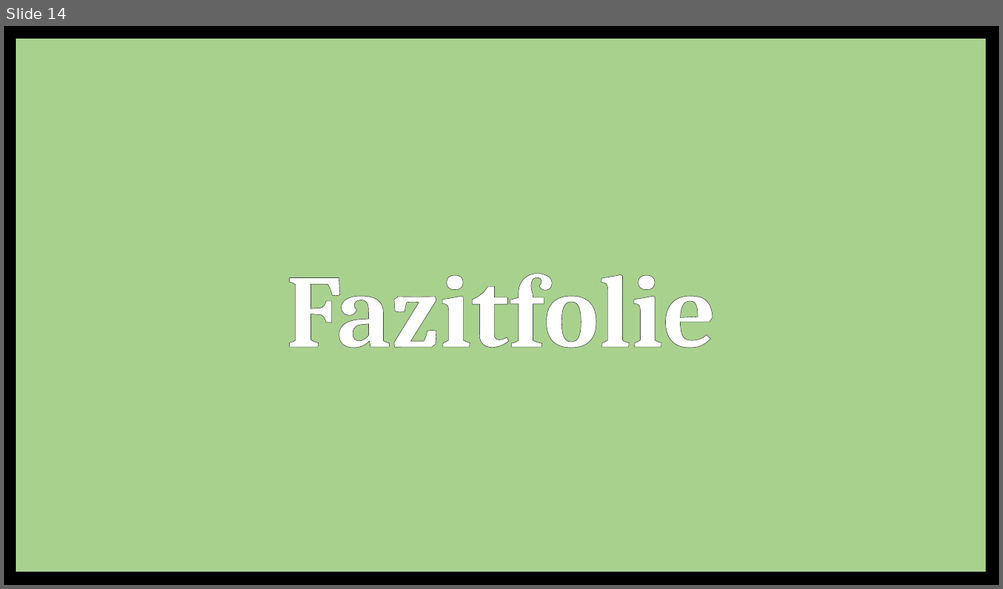
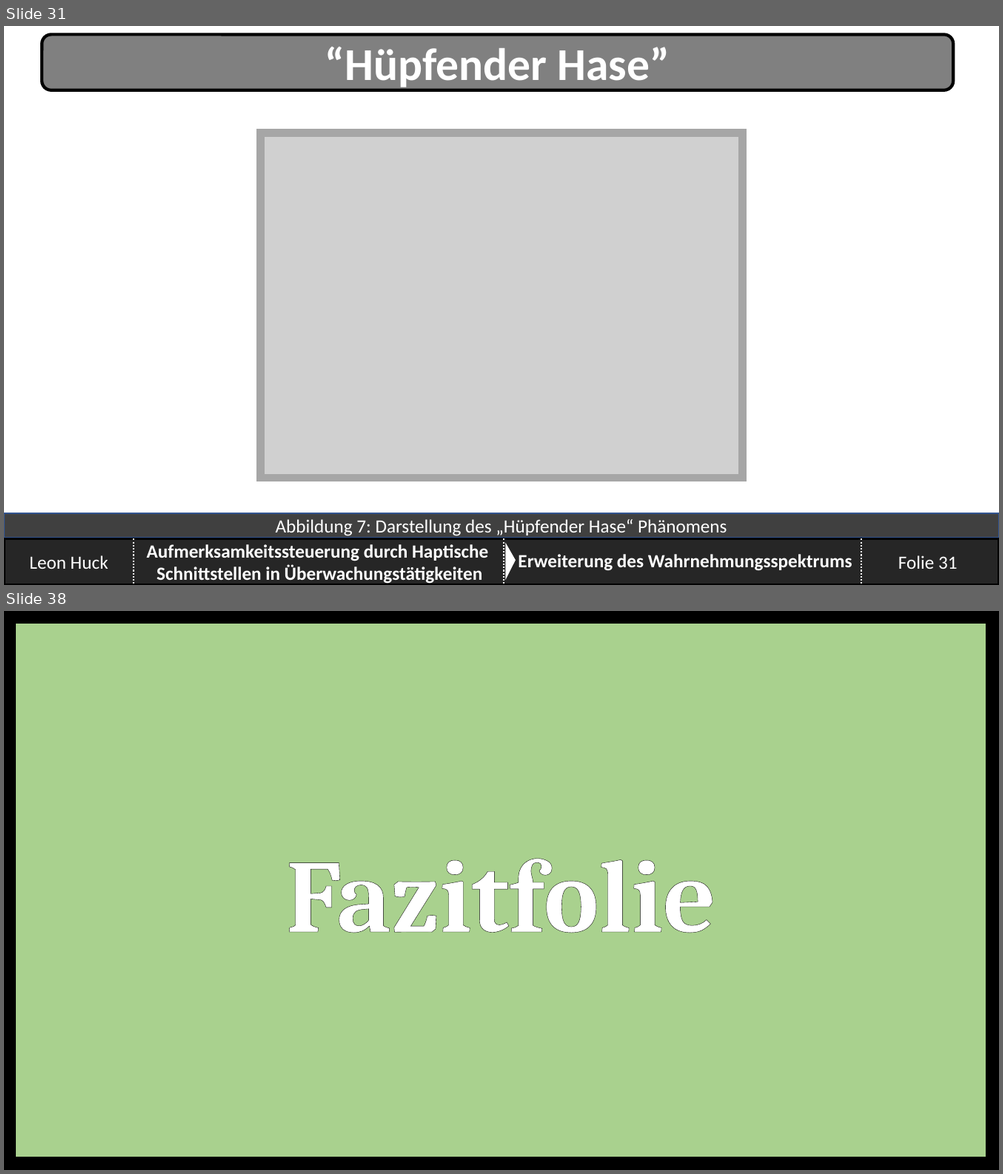
Before and after one commit to SaturnnrutaS/Proseminar-Mobile-Computing, a slide deck: 3 - Präsentation/Proseminar - Arbeitspräsentation.pptx. Shown one above the other, each under a label of ours: slide 14 before the commit, slides 31 and 38 after it; the slides between them are not shown. The pictures are 1003x589 and 1003x1174 pixels, drawn with LibreOffice and Linux fonts; fonts in the diff are those of the drawing; grey boxes stand for pictures; background and template pictures are left out. Boxes give left, top, right and bottom in pixels: in the first picture for what was removed or moved away, otherwise in the second. Text is boxed around its words. In the diff, an @@ line names an element or a change of style, - is before the commit and + after.

```diff
--- a/3 - Präsentation/Proseminar - Arbeitspräsentation.pptx
+++ b/3 - Präsentation/Proseminar - Arbeitspräsentation.pptx
@@ slide 31 added at (x1=4, y1=26, x2=999, y2=585), background picture (left out) @@
@@ rounded rectangle added at (x1=42, y1=34, x2=953, y2=90), fill #808080, outline #000000 3 pt, 44 pt, text #FFFFFF, bold @@
+“Hüpfender Hase”
@@ picture added at (x1=261, y1=133, x2=743, y2=479) @@
@@ rectangle added at (x1=261, y1=133, x2=743, y2=479), outline #A6A6A6 7.75 pt @@
@@ rectangle added at (x1=4, y1=514, x2=999, y2=538), fill #404040, outline #325491 1 pt, 18 pt, text #FFFFFF @@
+Abbildung 7: Darstellung des „Hüpfender Hase“ Phänomens
@@ group added at (x1=4, y1=540, x2=999, y2=585): 4 rectangles, 3 lines, 1 page number, 1 triangle @@
+Leon Huck
+Folie 31
+Aufmerksamkeitssteuerung durch Haptische
+Schnittstellen in Überwachungstätigkeiten
+Erweiterung des Wahrnehmungsspektrums
@@ what was slide 14 is now slide 38 @@
```
Also in this commit, not shown: 9 slides changed, 28 other slides added, 5 slides removed, 10 other files.
